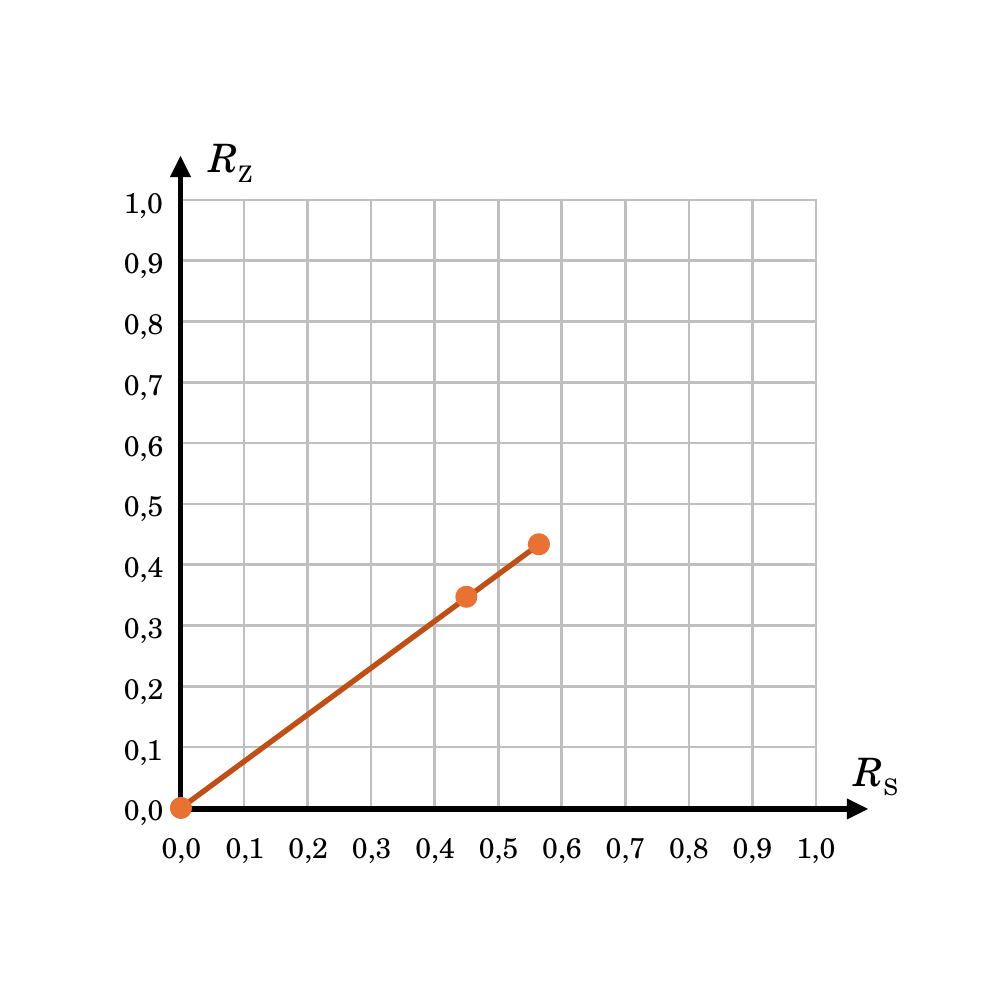
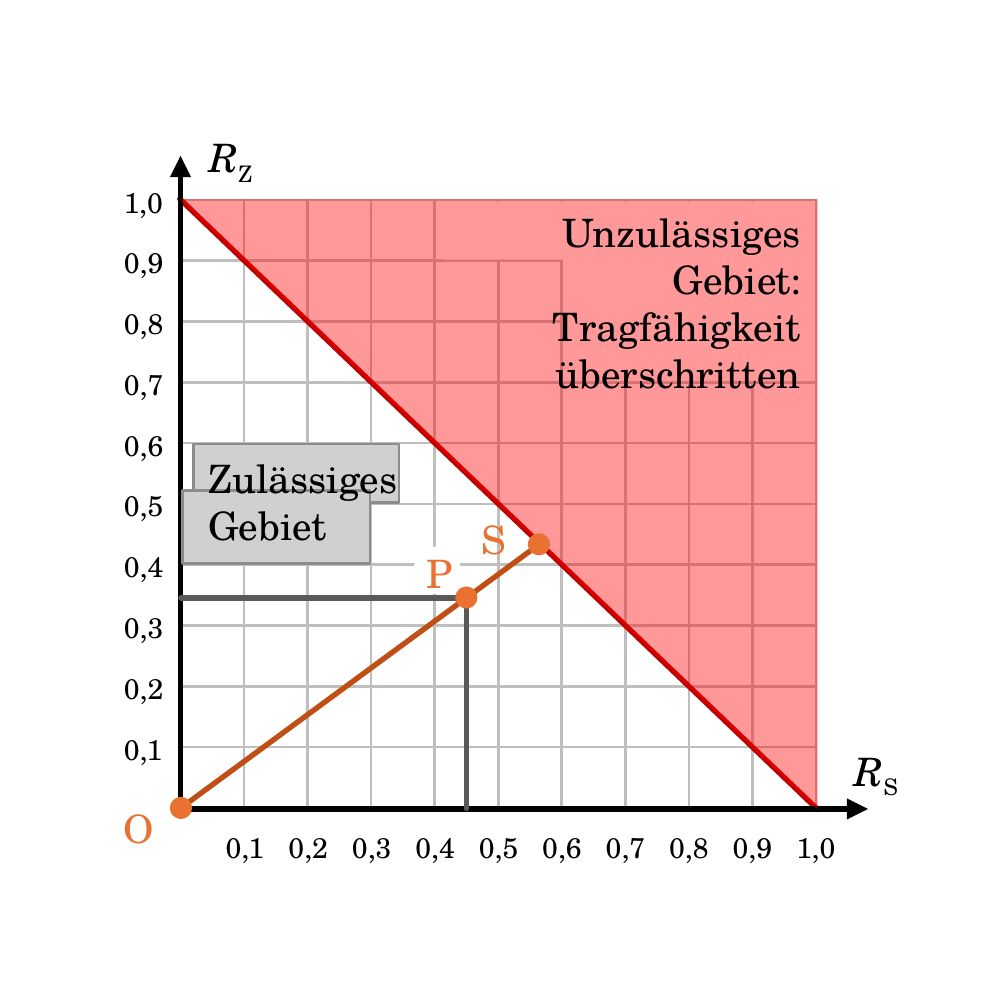
Before and after one commit to m4zeRobot/Project-FoSa, a slide deck: slide 6 of LaTeX B.Sc. LRT/Konstruktionslehre 1&2/images/KE-Images.pptx. Drawn at 1008x1008 pixels with LibreOffice and Linux fonts; fonts in the diff are those of the drawing; grey boxes stand for pictures. Boxes give left, top, right and bottom in pixels: in the first picture for what was removed or moved away, otherwise in the second. Text is boxed around its words. In the diff, an @@ line names an element or a change of style, - is before the commit and + after.

```diff
--- a/LaTeX B.Sc. LRT/Konstruktionslehre 1&2/images/KE-Images.pptx
+++ b/LaTeX B.Sc. LRT/Konstruktionslehre 1&2/images/KE-Images.pptx
@@ line added from (179, 200) to (816, 808), #C00000 1.5 pt @@
@@ right triangle added at (179, 200, 816, 811), fill #FF0000 at 40% opacity @@
@@ rectangle added at (443, 202, 808, 261), fill #FFFFFF @@
@@ text added at (553, 218, 801, 389), 11 pt, text #000000 @@
+Unzulässiges Gebiet: Tragfähigkeit überschritten
@@ rectangle added at (563, 251, 814, 381), fill #FFFFFF @@
@@ picture added at (194, 445, 399, 504) @@
@@ text added at (208, 464, 397, 541), 11 pt, text #000000 @@
+Zulässiges
+Gebiet
@@ picture added at (182, 491, 368, 565) @@
@@ text added at (481, 516, 506, 567), 11 pt, text #E97132 @@
+S
@@ ellipse added at (414, 545, 461, 591), fill #FFFFFF @@
@@ text added at (427, 559, 453, 600), 11 pt, text #E97132 @@
+P
@@ line added from (182, 599) to (463, 599), #595959 1.5 pt @@
@@ line added from (466, 808) to (466, 599), #595959 1.5 pt @@
@@ text removed at (124, 800, 164, 825) @@
-0,0
@@ text added at (124, 814, 154, 844), 11 pt, text #E97132 @@
+O
@@ text removed at (162, 838, 202, 863) @@
-0,0
```
Also in this commit, not shown: 1 slide added, 3 other files.
